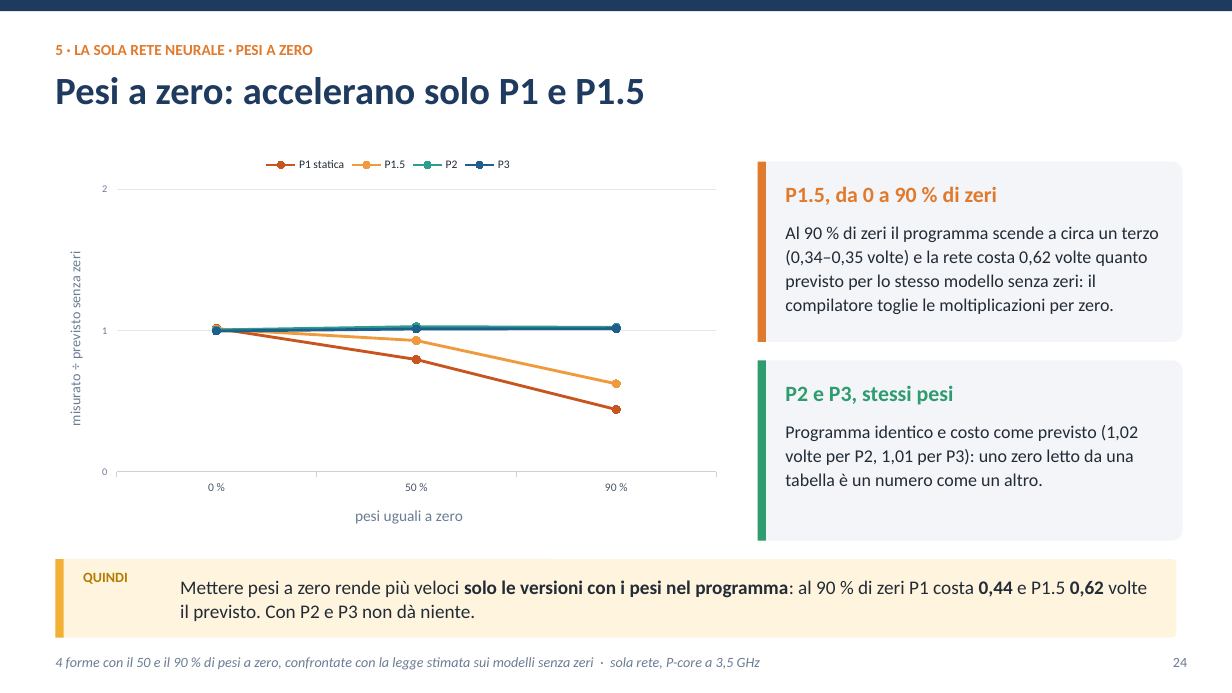
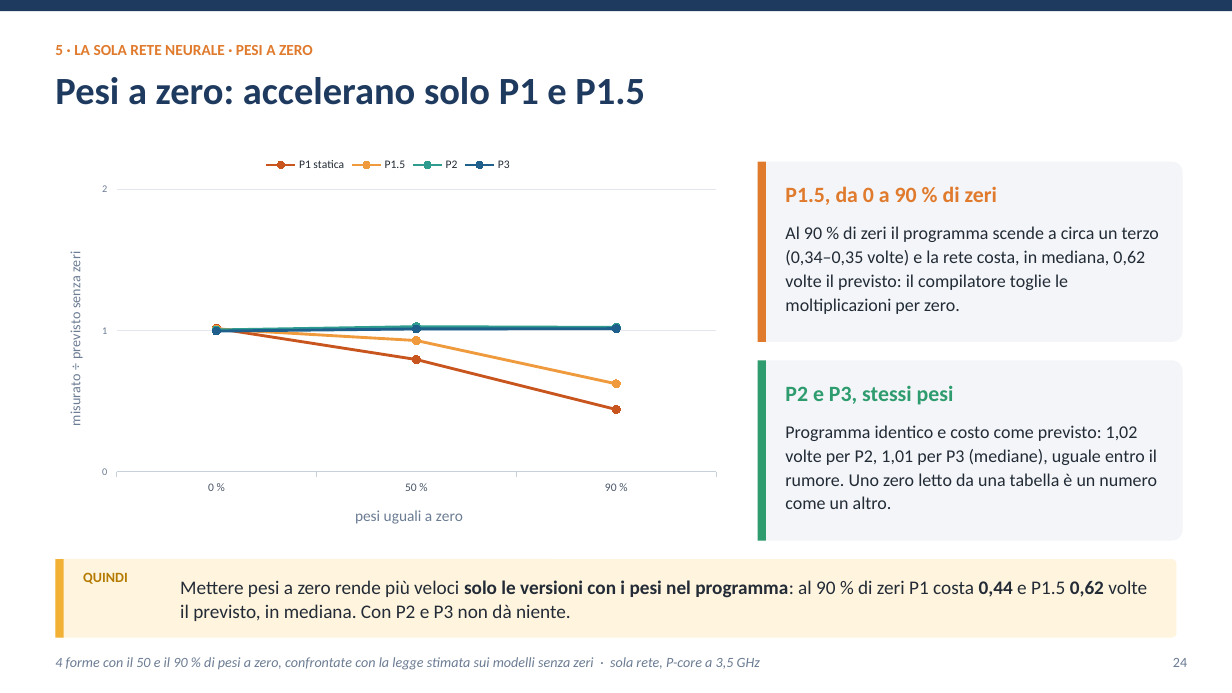
Before and after one commit to ettore-cantile/ipa_lab, a slide deck: slide 24 of docs/Inferenza di una rete neurale nel kernel Linux con eBPF XDP.pptx. Drawn at 1232x693 pixels with LibreOffice and Linux fonts; fonts in the diff are those of the drawing. Boxes give left, top, right and bottom in pixels: in the first picture for what was removed or moved away, otherwise in the second. Text is boxed around its words. In the diff, an @@ line names an element or a change of style, - is before the commit and + after.

```diff
--- a/docs/Inferenza di una rete neurale nel kernel Linux con eBPF XDP.pptx
+++ b/docs/Inferenza di una rete neurale nel kernel Linux con eBPF XDP.pptx
@@ text at (785,226,1159,314): text changed @@
-Al 90 % di zeri il programma scende a circa un terzo (0,34–0,35 volte) e la rete costa 0,62 volte quanto previsto per lo stesso modello senza zeri: il compilatore toglie le moltiplicazioni per zero.
+Al 90 % di zeri il programma scende a circa un terzo (0,34–0,35 volte) e la rete costa, in mediana, 0,62 volte il previsto: il compilatore toglie le moltiplicazioni per zero.
@@ text at (785,425,1157,509): text changed @@
-Programma identico e costo come previsto (1,02 volte per P2, 1,01 per P3): uno zero letto da una tabella è un numero come un altro.
+Programma identico e costo come previsto: 1,02 volte per P2, 1,01 per P3 (mediane), uguale entro il rumore. Uno zero letto da una tabella è un numero come un altro.
@@ text at (180,580,1147,621): text changed @@
-Mettere pesi a zero rende più veloci solo le versioni con i pesi nel programma: al 90 % di zeri P1 costa 0,44 e P1.5 0,62 volte il previsto. Con P2 e P3 non dà niente.
+Mettere pesi a zero rende più veloci solo le versioni con i pesi nel programma: al 90 % di zeri P1 costa 0,44 e P1.5 0,62 volte il previsto, in mediana. Con P2 e P3 non dà niente.
```
Also in this commit, not shown: 20 other slides changed, 11 other files.
